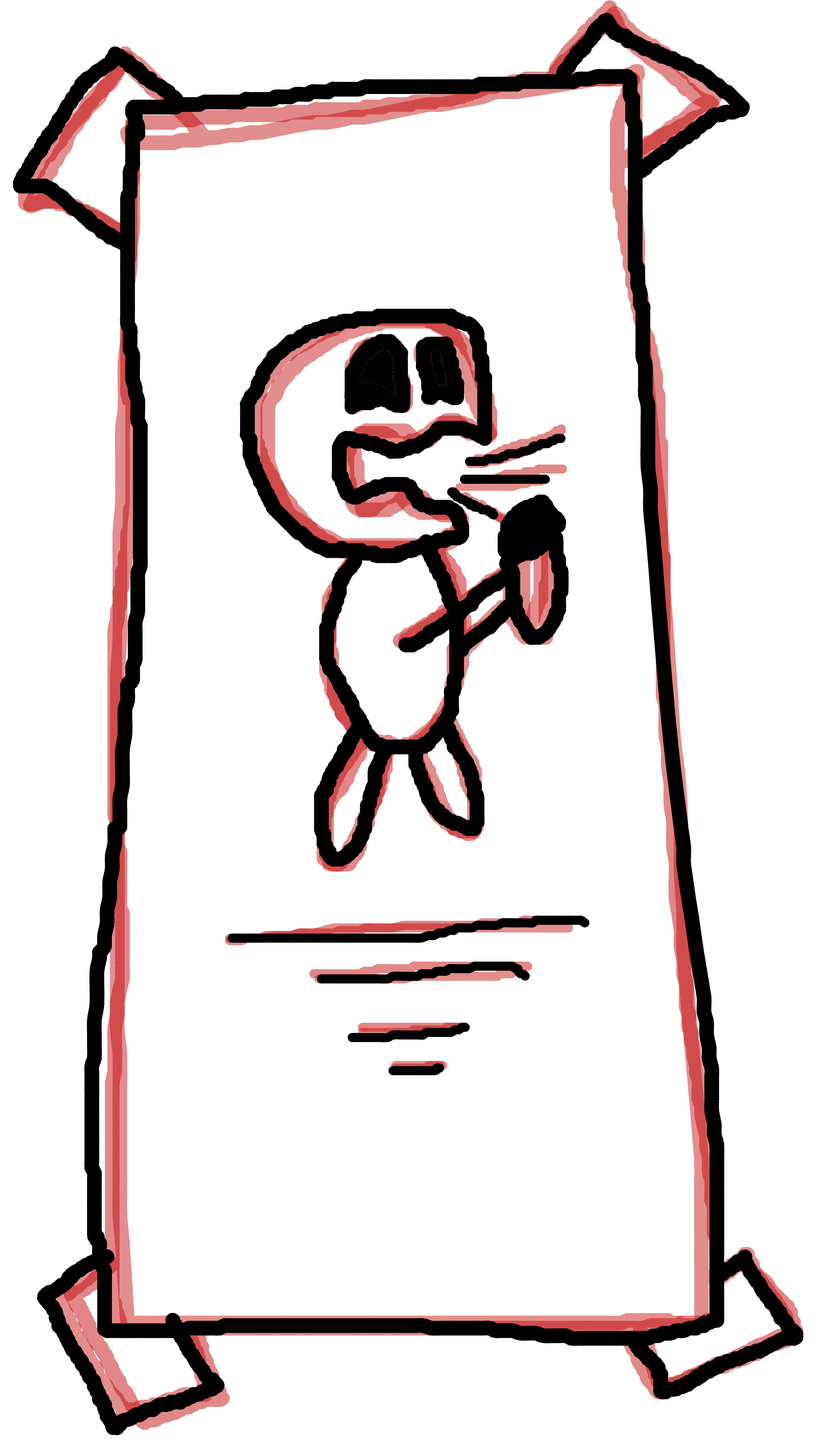
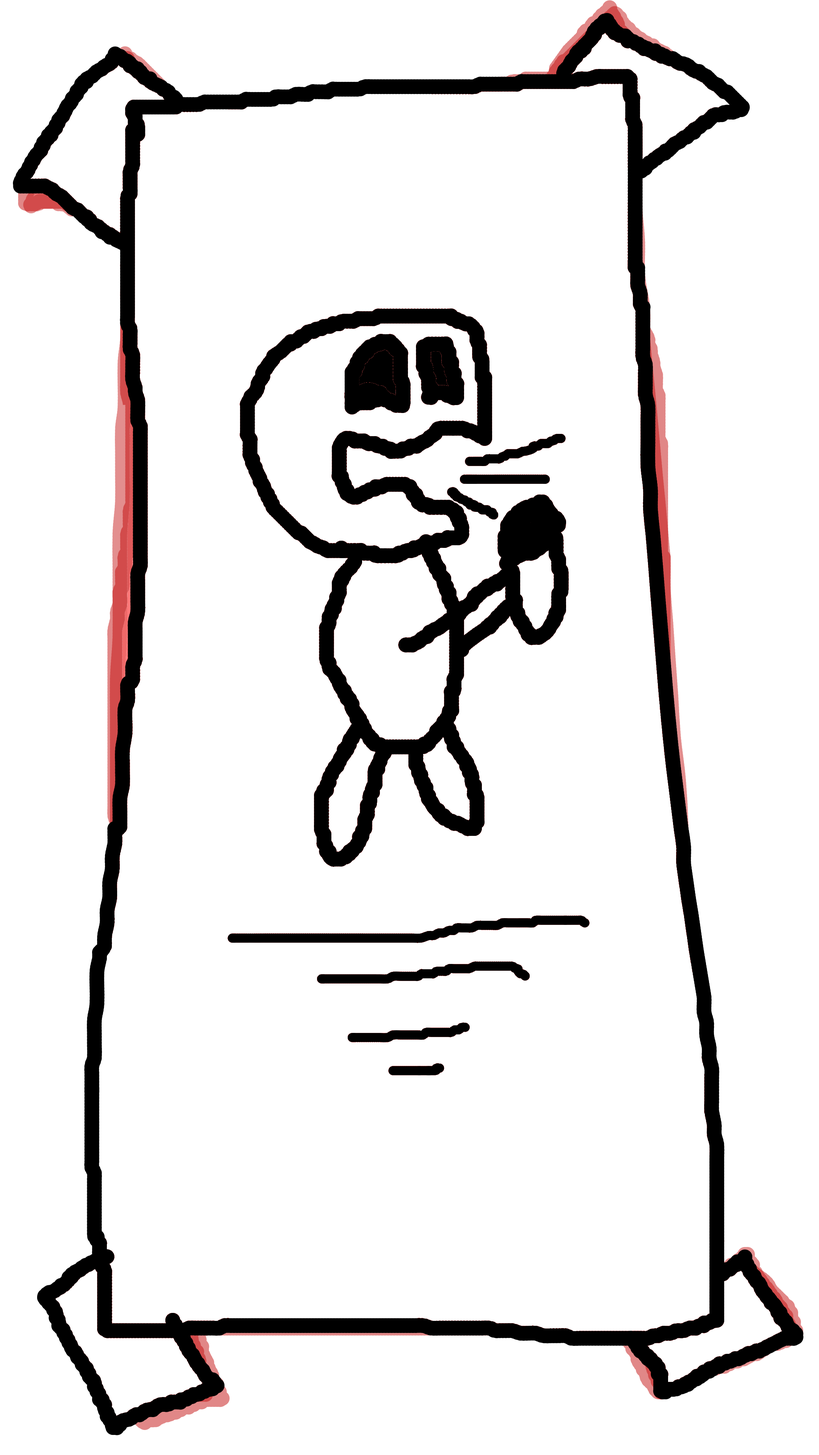
Before/after of a 819×1455 layered artwork. What changed in the layer stack:
painted on "Tekenlaag 1" over bbox(30, 32, 782, 1416)
